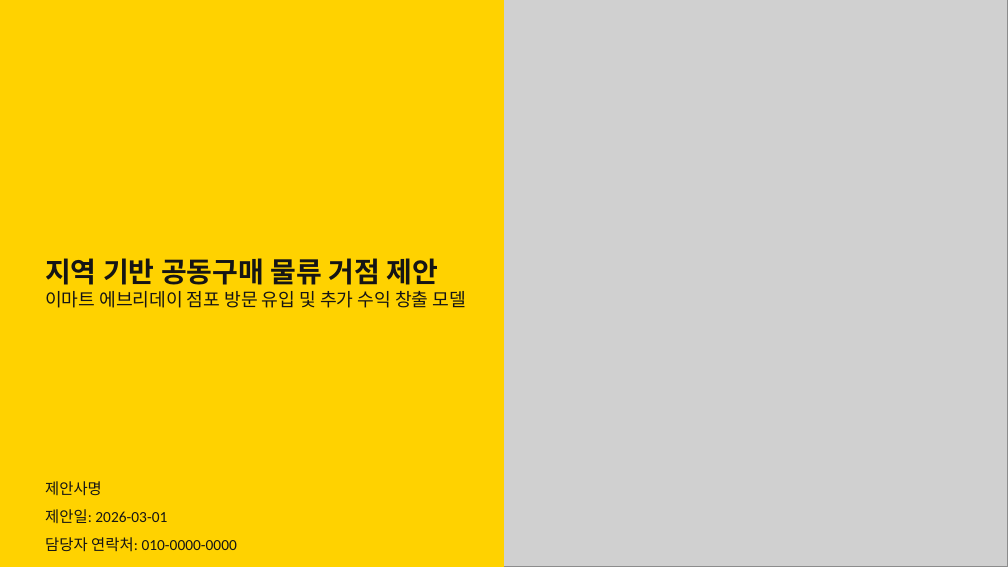
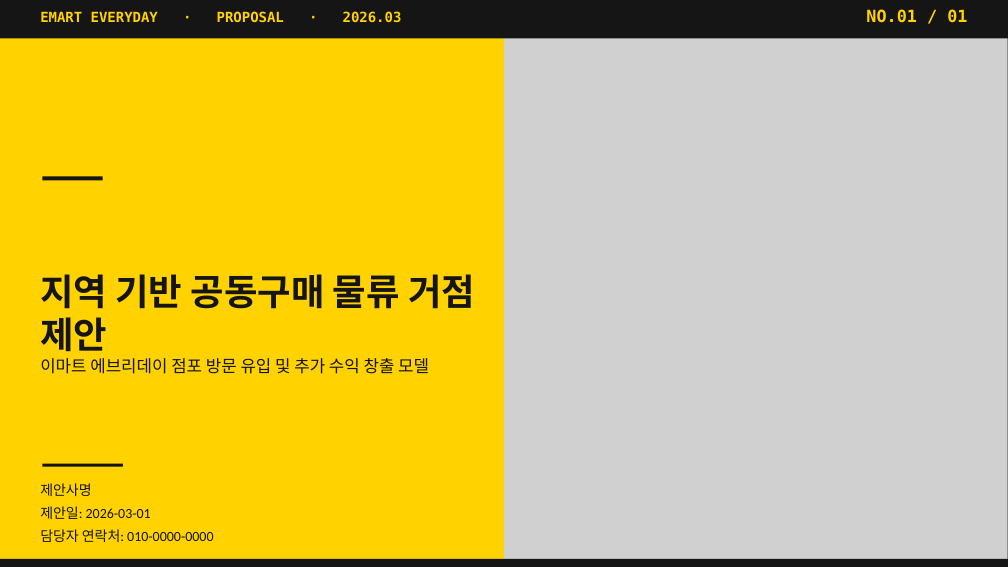
Before and after one commit to dhch777-maker/gagyebu, a slide deck: slide 1 of EMART/이마트에브리데이_사업제안서_v3_260301.pptx. Drawn at 1008x567 pixels with LibreOffice and Linux fonts; fonts in the diff are those of the drawing; grey boxes stand for pictures. Boxes give left, top, right and bottom in pixels: in the first picture for what was removed or moved away, otherwise in the second. Text is boxed around its words. In the diff, an @@ line names an element or a change of style, - is before the commit and + after.

```diff
--- a/EMART/이마트에브리데이_사업제안서_v3_260301.pptx
+++ b/EMART/이마트에브리데이_사업제안서_v3_260301.pptx
@@ rectangle added at (0,0,1008,38), fill #151515 @@
@@ text added at (40,11,402,23), 10 pt, text #FFD200, bold @@
+EMART EVERYDAY · PROPOSAL · 2026.03
@@ text added at (866,9,967,23), 12 pt, text #FFD200, bold @@
+NO.01 / 01
@@ rectangle added at (42,176,103,180), fill #151515 @@
@@ text "지역 기반 공동구매 물류 거점 ...": place and size @@
-text "지역 기반 공동구매 물류 거점 ..." at (45,258,466,308)
+text "지역 기반 공동구매 물류 거점 ..." at (40,274,475,374)
@@ text "지역 기반 공동구매 물류 거점 ..." at (40,274,475,374): size 20 to 26 pt in "지역 기반 공동구매 물류 거점 제안"; size 13 to 12 pt in "이마트 에브리데이 점포 방문 유입 및 추가 ..." @@
@@ rectangle added at (42,464,123,467), fill #151515 @@
@@ size 11 to 10 pt in 3 elements at (40,483,91,496), (40,506,151,519), (40,529,213,542) @@
@@ rectangle added at (0,558,1008,566), fill #151515 @@
```
Also in this commit, not shown: 2 other files.
